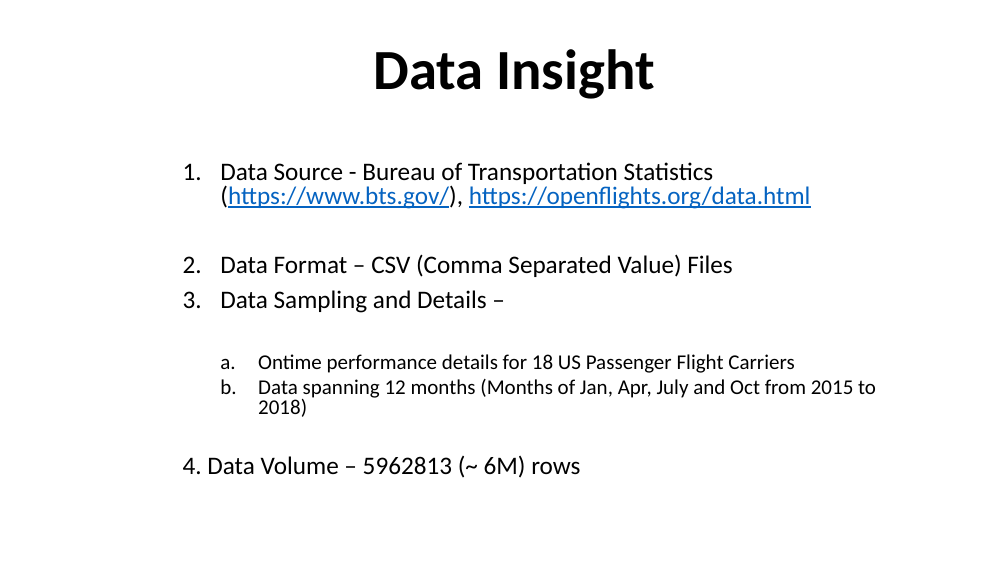
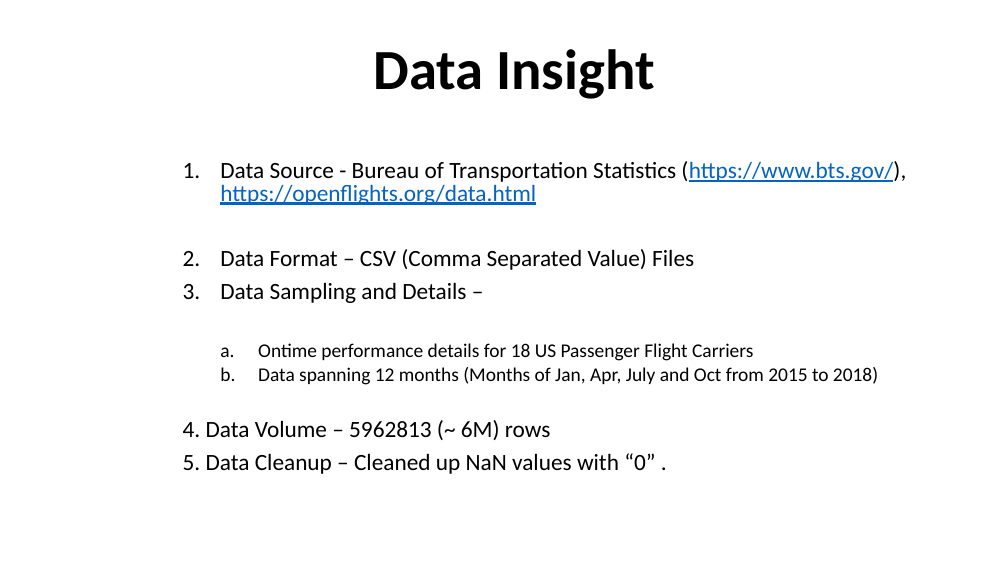
Before and after one commit to Randy0601/GroupProject, a slide deck: slide 3 of GroupProject.pptx. Drawn at 1008x567 pixels with LibreOffice and Linux fonts; fonts in the diff are those of the drawing. Boxes give left, top, right and bottom in pixels: in the first picture for what was removed or moved away, otherwise in the second. Text is boxed around its words. In the diff, an @@ line names an element or a change of style, - is before the commit and + after.

Commit message:
Changes

```diff
--- a/GroupProject.pptx
+++ b/GroupProject.pptx
@@ subtitle at bbox=[183, 161, 906, 440]: size 24 to 22.2 pt in "Data Source - Bureau of Transportation Statistics ...", "Data Format – CSV (Comma Separated Value) ...", "Data Sampling and Details –", "4. Data Volume – 5962813 (~ 6M) ..."; size 20 to 18.5 pt in "Ontime performance details for 18 US Passenger ...", "Data spanning 12 months (Months of Jan, ..." @@
@@ subtitle at bbox=[183, 453, 655, 474]: paragraph added @@
+5. Data Cleanup – Cleaned up NaN values with “0” .
```
